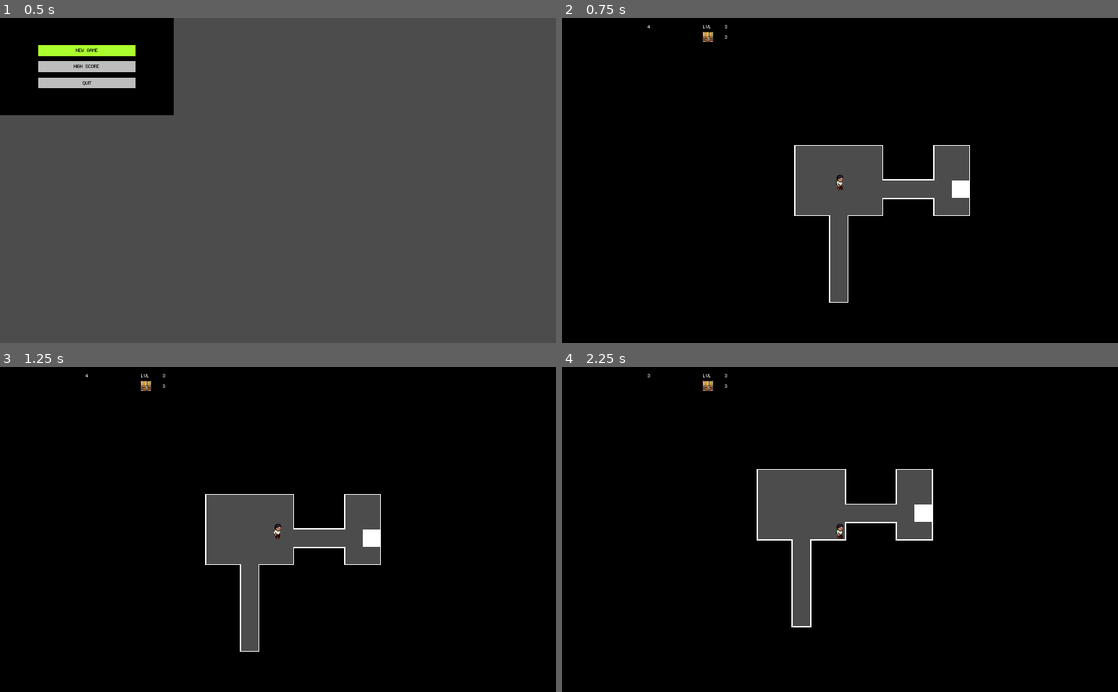
Above: before the commit, frames 1-4 (two rows, left to right).
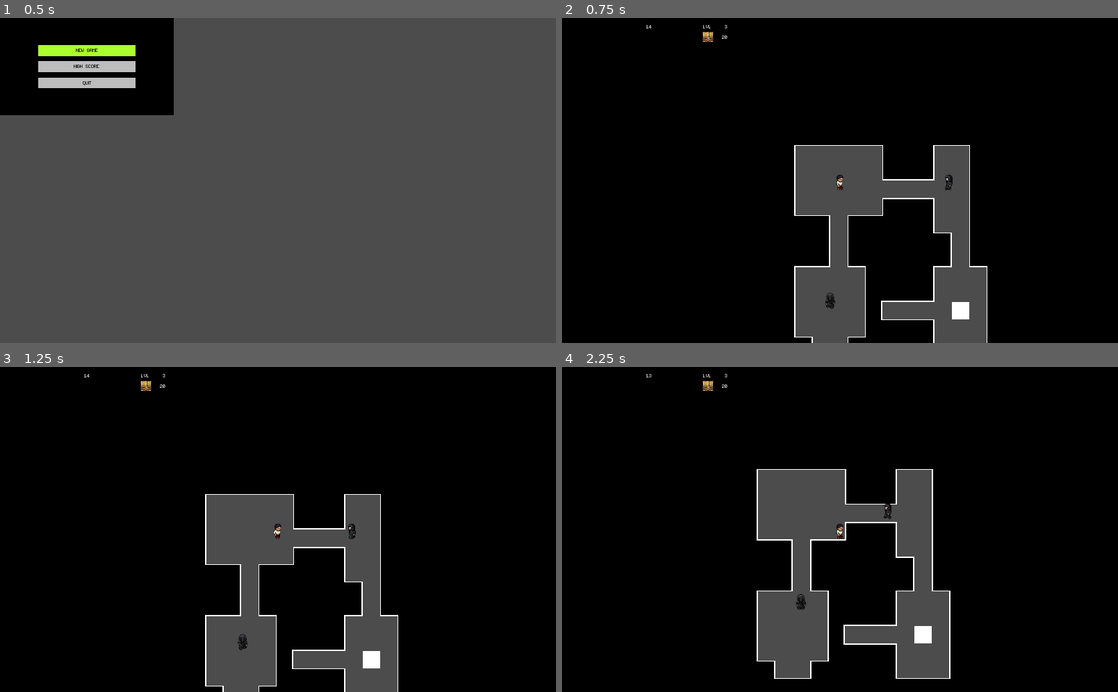
Above: after the commit, the same moments.

Repository: alittek/AC31009-Game
Game: Godot game, scene res://StartScreen.tscn
Two runs of this game, one before a commit and one after it. Both use one fixed random seed, a clock stepped at 60 frames per second and the inputs below.
Inputs:
- Up to frame 1 (0.5 s): no input
- Up to frame 2 (0.75 s): tap Enter at 0.5 s; hold Right (move_right) from 0.53 s (still down); hold Space (interact) from 0.53 s (still down)
- Up to frame 3 (1.25 s): keep holding Right (move_right); keep holding Space (interact)
- Up to frame 4 (2.25 s): release Right (move_right) at 1.28 s; release Space (interact) at 1.28 s; hold Down (move_down) 1.28-2.03 s; tap Space (interact) at 1.35 s; hold Right (move_right) from 2.03 s (still down); hold Space (interact) from 2.03 s (still down)

Frame 1 is identical in both runs. In frame 2, 6.4% of the frame differs, in the area x 15-77%, y 2-100%; in frame 3, 6.5%; in frame 4, 7.2%, in the area x 15-70%, y 2-96%.

Commit message:
state machine for enemy behaviour

Diff:
--- a/NPC.gd
+++ b/NPC.gd
@@ -3,63 +3,59 @@
 var curArt : int = 0
 var maxArt : int = 2
 var moveSpeed : int = 30
-var stealDist : int = 40
-var amount : int = 1
-var stealRate : float = 1.0
-var chaseDist : int = 400
-var stolen : bool = false
-
 var state = "patrol"
 
 var rng = RandomNumberGenerator.new()
 var direc : Vector2
 
+var stealDist : int = 30
+var stolen = false
+var amount : int = 1
+#var stealRate : float = 1.0
+var chaseDist : int = 400
+
 onready var timer = $Timer
 onready var player = get_tree().root.get_node("WorldMap/Player")
 
-var player_in_range
-var player_in_sight
-
-func _ready ():
-#	timer.wait_time = stealRate
-#	timer.start()
-	pass
 
 func _process(delta):
 	#state pattern to allow enemy behaviour
 	match state:
 		"patrol":
-			pass
-			#print("zzzzzzz")
+			#print("patrol")
 			patrol(delta)
 		"follow":
-			#print("taptaptap")
-			follow()
-		"search":
-			pass
+			#print("follow")
+			follow(delta)
 		"steal":
+			#print("steal")
 			steal()
 		"flee":
+			#print("flee")
 			flee()
 
 
 
+#func _ready ():
+#	timer.wait_time = stealRate
+#	timer.start()
+
 func _physics_process(delta):
-	check_sight()
+	var vel : Vector2
+	var dist = position.distance_to(player.position)
 
-#	var vel : Vector2
-#	var dist = position.distance_to(player.position)
-#	# TODO if player not close patrol
-#	if dist > chaseDist:
-#		pass
-#
-#	#if player close
-#	if dist < chaseDist:
-#		vel = (player.position - position).normalized()
-#		move_and_slide(vel * moveSpeed)
-#
-#	animate_NPC(vel)
-#
+	if dist > chaseDist:
+		state = "patrol"
+	if dist < chaseDist and dist > stealDist:
+		state = "follow"
+	if dist <= stealDist:
+		$AnimationPlayer.stop(false)
+		state = "steal"
+	if stolen == true:
+		state = "flee"
+
+	animate_NPC(vel)
+
 func get_animation_direction(direction: Vector2):
 	var norm_direction = direction.normalized()
 	if norm_direction.y >= 0.707:
@@ -75,9 +71,11 @@
 func animate_NPC(direction: Vector2):
 	if direction != Vector2.ZERO:
 		var last_direction = direction
+
 		# Choose walk animation based on movement direction
+		#var animation = get_animation_direction(last_direction) + "_walk"
 		var animation = "Walk_" + get_animation_direction(last_direction)
-		#print(animation)
+		print("animation!....... ", animation)
 		# Play the walk animation
 		$AnimationPlayer.play(animation)
 	else:
@@ -86,47 +84,13 @@
 #		$AnimatedSprite.play(animation)
 		$AnimationPlayer.stop(false)
 
+
 #func _on_Timer_timeout():
 #	if position.distance_to(player.position) <= stealDist:
 #		player.lose_artifact(amount)
 #		steal_artifact(amount)
-#
-## check if player has stolen set number of artifacts
-#func steal_artifact(artToTake):
-#	curArt += artToTake
-#	if curArt >= maxArt:
-#		flee()
 
-
-
-# check if player is in sight of the enemy
-func check_sight():
-	if player_in_range == true:
-		# get snapshot of world with all bodies
-		var space_state = get_world_2d().direct_space_state
-		var sight_check = space_state.intersect_ray(position, player.position, [self], collision_mask)
-		if sight_check:
-			if sight_check.collider.name == "Player":
-				player_in_sight = true
-				state = "follow"
-				print("state: ", state)
-				if position.distance_to(player.position) <= stealDist:
-					state = "steal"
-					print("state: ", state)
-					if stolen == true:
-						state = "flee"
-						print("state: ", state)
-						#stolen = false
-			else:
-				state = "patrol"
-				print("state: ", state)
-	else:
-		player_in_sight = false
-		state = "patrol"
-		print("state: ", state)
-		#print("player in sight ", player_in_sight)
-
-func follow():
+func follow(delta):
 	var vel : Vector2
 	vel = (player.position - position).normalized()
 	move_and_slide(vel * moveSpeed)
@@ -134,47 +98,31 @@
 
 func steal():
 	player.lose_artifact(amount)
-	stolen = true
-	return stolen
-#		steal_artifact(amount)
-#
-## check if player has stolen set number of artifacts
-#func steal_artifact(artToTake):
-#	curArt += artToTake
-#	if curArt >= maxArt:
-#		flee()
+	steal_artifact(amount)
+
+# check if player has stolen set number of artifacts
+func steal_artifact(artToTake):
+	curArt += artToTake
+	if curArt >= maxArt:
+		stolen = true
+	#OS.delay_msec(1000)
+#	timer.set_wait_time(3) # Set Timer's delay to "sec" seconds
+#	timer.start() # Start the Timer counting down
+#	yield(timer, "timeout") # Wait for the timer to wind down
+
 
 func patrol(delta):
 	#if bounce_countdown == 0:
-
 	# If player is too far, randomly decide whether to stand still or where to move
 	var random_number = rng.randf()
 	if random_number < 0.05:
 		direc = Vector2.ZERO
 	elif random_number < 0.1:
 		direc = Vector2.DOWN.rotated(rng.randf() * 2 * PI)
-
 	var movement = direc * moveSpeed * delta
-	var collision = move_and_collide(movement)
-	# Update bounce countdown
-#	if bounce_countdown > 0:
-#		bounce_countdown = bounce_countdown - 1
+	var collision = move_and_slide(movement)
 
 # enemy disapears
 func flee():
 	print("..............................................")
 	queue_free()
-
-
-# sight area entered
-func _on_Sight_body_entered(body):
-	if body == player:
-		player_in_range = true
-		#print("player in range ", player_in_range)
-
-# sight area exited
-func _on_Sight_body_exited(body):
-	if body == player:
-		player_in_range = false
-		player_in_sight = false
-		#print("player in range ", player_in_range)
--- a/NPC.tscn
+++ b/NPC.tscn
@@ -126,11 +126,8 @@
 "values": [ 24, 25, 26, 27, 28, 29, 30, 31 ]
 }
 
-[sub_resource type="RectangleShape2D" id=11]
+[sub_resource type="RectangleShape2D" id=9]
 extents = Vector2( 18.3656, 17.626 )
-
-[sub_resource type="CircleShape2D" id=10]
-radius = 300.0
 
 [node name="NPC" type="KinematicBody2D"]
 scale = Vector2( 0.5, 0.5 )
@@ -155,20 +152,8 @@
 
 [node name="CollisionShape2D" type="CollisionShape2D" parent="."]
 position = Vector2( 1.52588e-05, 17.8249 )
-shape = SubResource( 11 )
+shape = SubResource( 9 )
 
 [node name="RayCast2D" type="RayCast2D" parent="."]
 position = Vector2( 0, 2.47487 )
 enabled = true
-
-[node name="Timer" type="Timer" parent="."]
-wait_time = 0.25
-autostart = true
-
-[node name="Sight" type="Area2D" parent="."]
-
-[node name="CollisionShape2D" type="CollisionShape2D" parent="Sight"]
-shape = SubResource( 10 )
-[connection signal="timeout" from="Timer" to="." method="_on_Timer_timeout"]
-[connection signal="body_entered" from="Sight" to="." method="_on_Sight_body_entered"]
-[connection signal="body_exited" from="Sight" to="." method="_on_Sight_body_exited"]
--- a/OtherNPC.gd
+++ b/OtherNPC.gd
@@ -3,33 +3,47 @@
 var curArt : int = 0
 var maxArt : int = 2
 var moveSpeed : int = 30
+var state = "patrol"
 
-#var xpToGive : int = 30
-#var damage : int = 1
-#var attackRate : float = 1.0
-var stealDist : int = 40
+var rng = RandomNumberGenerator.new()
+var direc : Vector2
+
+var stealDist : int = 20
+var stolen = false
 var amount : int = 1
-var stealRate : float = 1.0
 var chaseDist : int = 400
 
-onready var timer = $Timer
-onready var target = get_tree().root.get_node("WorldMap/Player")
+onready var player = get_tree().root.get_node("WorldMap/Player")
 
-func _ready ():
-	timer.wait_time = stealRate
-	timer.start()
+# state pattern to run different NPC behaviour
+func _process(delta):
+	#state pattern to allow enemy behaviour
+	match state:
+		"patrol":
+			#print("patrol")
+			patrol(delta)
+		"follow":
+			#print("follow")
+			follow(delta)
+		"steal":
+			#print("steal")
+			steal()
+		"flee":
+			#print("flee")
+			flee()
 
-func _physics_process (delta):
+func _physics_process(delta):
 	var vel : Vector2
-	var dist = position.distance_to(target.position)
-	# TODO if player not close patrol
+	var dist = position.distance_to(player.position)
+
 	if dist > chaseDist:
-		pass
-
-	#if player close
-	if dist < chaseDist:
-		vel = (target.position - position).normalized()
-		move_and_slide(vel * moveSpeed)
+		state = "patrol"
+	if dist < chaseDist and dist > stealDist:
+		state = "follow"
+	if dist <= stealDist:
+		state = "steal"
+	if stolen == true:
+		state = "flee"
 
 	animate_NPC(vel)
 
@@ -48,31 +62,41 @@
 func animate_NPC(direction: Vector2):
 	if direction != Vector2.ZERO:
 		var last_direction = direction
-
 		# Choose walk animation based on movement direction
-		#var animation = get_animation_direction(last_direction) + "_walk"
 		var animation = "Walk_" + get_animation_direction(last_direction)
-		#print(animation)
 		# Play the walk animation
 		$AnimationPlayer.play(animation)
-	else:
-#		# Choose idle animation based on last movement direction and play it
-#		var animation = get_animation_direction(last_direction) + "_idle"
-#		$AnimatedSprite.play(animation)
-		$AnimationPlayer.stop(false)
+		if state == "steal":
+			$AnimationPlayer.stop(false)
 
+func follow(delta):
+	var vel : Vector2
+	vel = (player.position - position).normalized()
+	move_and_slide(vel * moveSpeed)
+	animate_NPC(vel)
 
-func _on_Timer_timeout():
-	if position.distance_to(target.position) <= stealDist:
-		target.lose_artifact(amount)
-		steal_artifact(amount)
+func steal():
+	player.lose_artifact(amount)
+	steal_artifact(amount)
 
 # check if player has stolen set number of artifacts
 func steal_artifact(artToTake):
 	curArt += artToTake
 	if curArt >= maxArt:
-		flee()
+		stolen = true
+
+func patrol(delta):
+	# If player is too far, randomly decide whether to stand still or where to move
+	var random_number = rng.randf()
+	if random_number < 0.05:
+		direc = Vector2.ZERO
+	elif random_number < 0.1:
+		direc = Vector2.DOWN.rotated(rng.randf() * 2 * PI)
+	var movement = direc * moveSpeed * delta
+	var collision = move_and_slide(movement)
 
 # enemy disapears
 func flee():
+	$AnimationPlayer.stop(false)
+	yield(get_tree().create_timer(1.5), "timeout")
 	queue_free()
--- a/World.gd
+++ b/World.gd
@@ -68,6 +68,19 @@
 		exit.position = exitPos
 		exit.connect("leaving_level", self, "next_level")
 
+	var nbEnemies = 0
+	for room in walker.get_rooms():
+		if nbEnemies >= level:
+			break
+		else:
+			if free_space(room.position*32):
+				var npc = NPC.instance()
+				add_child(npc)
+				nbEnemies += 1
+				npc.position = room.position*32
+#				var newPos = room.position*32 - Vector2(1,-1)
+#				npc.position = newPos
+
 	# place artifacts
 	var nbChests = 0
 	for room in walker.get_rooms():
@@ -83,18 +96,18 @@
 #	print("chests: " + str(nbChests))
 #	print("______________")
 
-	var nbEnemies = 0
-	for room in walker.get_rooms():
-		if nbEnemies >= level:
-			break
-		else:
-			if free_space(room.position*32):
-				var npc = NPC.instance()
-				add_child(npc)
-				nbEnemies += 1
-				npc.position = room.position*32
-#				var newPos = room.position*32 - Vector2(1,-1)
-#				npc.position = newPos
+#	var nbEnemies = 0
+#	for room in walker.get_rooms():
+#		if nbEnemies >= level:
+#			break
+#		else:
+#			if free_space(room.position*32):
+#				var npc = NPC.instance()
+#				add_child(npc)
+#				nbEnemies += 1
+#				npc.position = room.position*32
+##				var newPos = room.position*32 - Vector2(1,-1)
+##				npc.position = newPos
 
 	print("enemies: " + str(nbEnemies))
 	print("chests: " + str(nbChests))
--- a/global.gd
+++ b/global.gd
@@ -1,9 +1,9 @@
 extends Node
 
-var steps = 20
+var steps = 60
 var level = 3
-var artifacts = 3
-var timer = 5
+var artifacts = 20
+var timer = 15
 var enemies = 0
 
 func set_steps(newSteps):
Not shown: 1 places in NPC.tscn that only renumber resources
